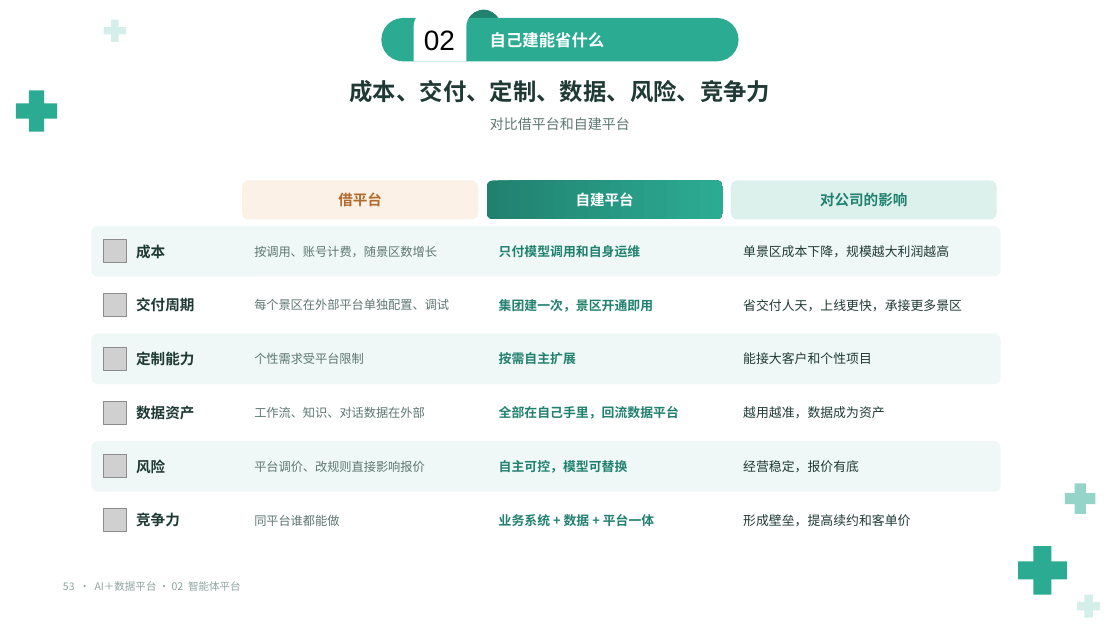
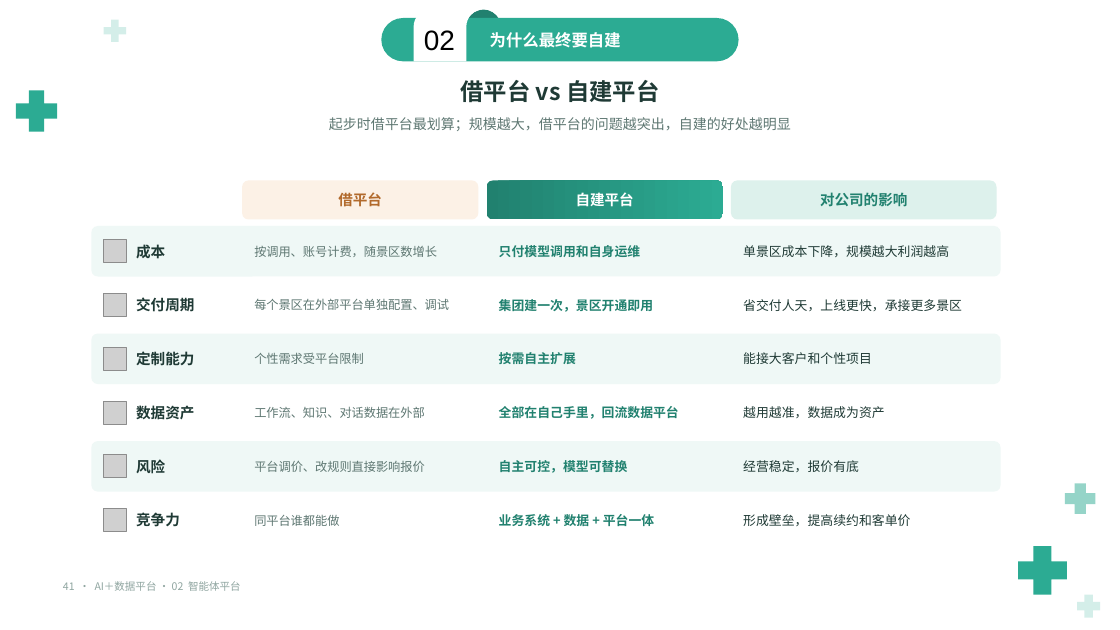
Before and after one commit to keanying/relevance, a slide deck: slide 41 of AI＋数据平台_老板汇报_青绿模板.pptx (slide 53 before the commit). Drawn at 1120x630 pixels with LibreOffice and Linux fonts; fonts in the diff are those of the drawing; grey boxes stand for pictures; background and template pictures are left out. Boxes give left, top, right and bottom in pixels: in the first picture for what was removed or moved away, otherwise in the second. Text is boxed around its words. In the diff, an @@ line names an element or a change of style, - is before the commit and + after.

```diff
--- a/AI＋数据平台_老板汇报_青绿模板.pptx
+++ b/AI＋数据平台_老板汇报_青绿模板.pptx
@@ text at [490,32,621,48]: text changed @@
-自己建能省什么
+为什么最终要自建
@@ text at [460,80,659,103]: text changed @@
-成本、交付、定制、数据、风险、竞争力
+借平台 vs 自建平台
@@ text at [329,117,791,131]: text changed @@
-对比借平台和自建平台
+起步时借平台最划算；规模越大，借平台的问题越突出，自建的好处越明显
@@ text at [63,581,241,591]: text changed @@
-53 · AI＋数据平台 · 02 智能体平台
+41 · AI＋数据平台 · 02 智能体平台
```
Also in this commit, not shown: 42 other slides changed, 2 slides added, 12 slides removed.
